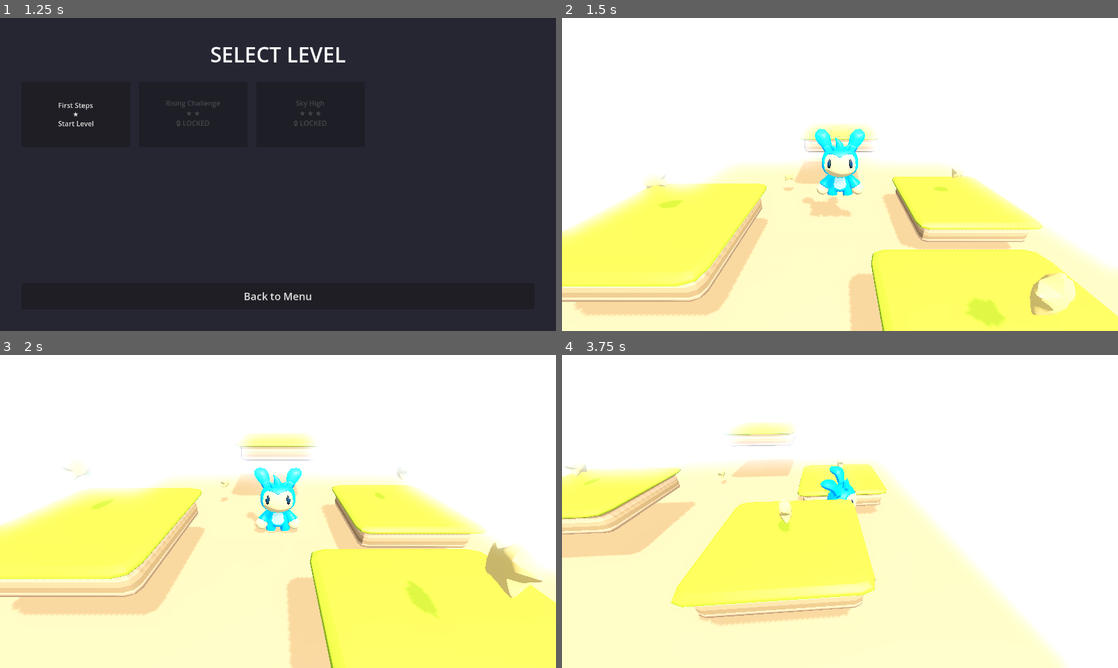
Above: before the commit, frames 1-4 (two rows, left to right).
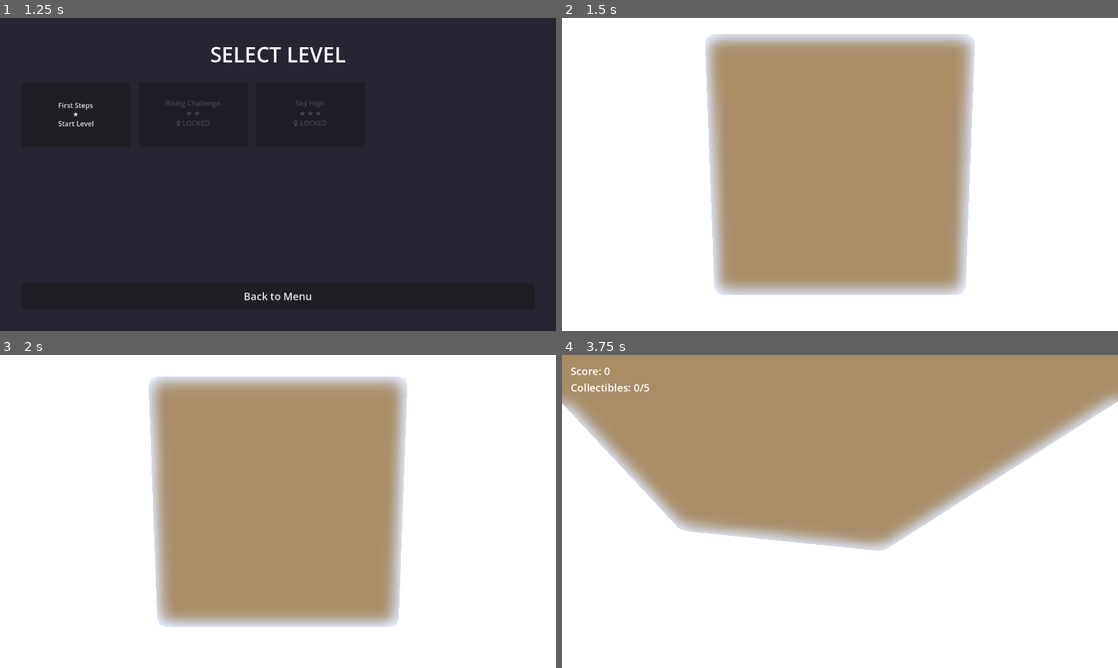
Above: after the commit, the same moments.

Repository: mikefossati/godot_platdemo
Game: Godot game, scene res://scenes/ui/main_menu.tscn
Same seed, same stepped clock (60 frames per second), same inputs: the game is played once before the commit and once after it.
Inputs:
- Up to frame 1 (1.25 s): click "START GAME" at 0.5 s
- Up to frame 2 (1.5 s): click "First Steps ★ Start Level" at 1.25 s
- Up to frame 3 (2 s): no input
- Up to frame 4 (3.75 s): hold D (move_right) 2.03-2.78 s; tap Space (jump) at 2.27, 3.02 s; hold S (move_back) 2.78-3.53 s; hold D (move_right) from 3.53 s (still down)

Frame 1 is identical in both runs. In frame 2, 65% of the frame differs, in the area x 0-100%, y 5-100%; in frame 3, 69%; in frame 4, 82%, in the area x 0-100%, y 0-100%.

Commit message:
feat: implement SpringArm3D for camera collision avoidance
Replace simple camera follow with SpringArm3D-based system to prevent camera from clipping through platforms. This is the industry-standard solution for 3rd-person camera collision.

Architecture Changes:
- Changed camera_follow.gd from extends Camera3D to extends Node3D
- New hierarchy: CameraController (Node3D) → SpringArm3D → Camera3D
- SpringArm automatically compresses when detecting collision with world geometry

Implementation Details:
- SpringArm3D configured with:
  - spring_length calculated from offset vector magnitude
  - collision_mask = 1 (World layer only, ignores player)
  - margin = 0.3 units (safety distance from walls)
- Level 1: spring_length = 9.434 (offset 0,5,8)
- Level 2: spring_length = 11.662 (offset 0,6,10)
- Level 3: spring_length = 14.422 (offset 0,8,12)

Benefits:
- Camera pulls closer when near walls/platforms
- Smooth compression and extension with built-in interpolation
- No more black screen when camera clips into geometry
- Player always remains visible
- Optimized raycasting handled by engine

🤖 Generated with [Claude Code](https://claude.com/claude-code)

Co-Authored-By: Claude Sonnet 4.5 <noreply@anthropic.com>

Diff:
--- a/scenes/levels/level_1.tscn
+++ b/scenes/levels/level_1.tscn
@@ -137,9 +137,17 @@
 [node name="Player" parent="." groups=["player"] instance=ExtResource("1_f4xol")]
 transform = Transform3D(1, 0, 0, 0, 1, 0, 0, 0, 1, 0, 2, 0)
 
-[node name="Camera3D" type="Camera3D" parent="."]
-transform = Transform3D(1, 0, 0, 0, 1, 0, 0, 0, 1, 0, 5, 8)
+[node name="CameraController" type="Node3D" parent="."]
 script = ExtResource("2_db8qg")
+offset = Vector3(0, 5, 8)
+
+[node name="SpringArm3D" type="SpringArm3D" parent="CameraController"]
+spring_length = 9.434
+collision_mask = 1
+margin = 0.3
+transform = Transform3D(1, 0, 0, 0, 1, 0, 0, 0, 1, 0, 0, 8)
+
+[node name="Camera3D" type="Camera3D" parent="CameraController/SpringArm3D"]
 
 [node name="GameUI" parent="." instance=ExtResource("4_t5xbp")]
 
--- a/scenes/levels/level_2.tscn
+++ b/scenes/levels/level_2.tscn
@@ -163,10 +163,17 @@
 [node name="Player" parent="." groups=["player"] instance=ExtResource("1_f4xol")]
 transform = Transform3D(1, 0, 0, 0, 1, 0, 0, 0, 1, 0, 2, 0)
 
-[node name="Camera3D" type="Camera3D" parent="."]
-transform = Transform3D(1, 0, 0, 0, 1, 0, 0, 0, 1, 0, 6, 10)
+[node name="CameraController" type="Node3D" parent="."]
 script = ExtResource("2_db8qg")
 offset = Vector3(0, 6, 10)
+
+[node name="SpringArm3D" type="SpringArm3D" parent="CameraController"]
+spring_length = 11.662
+collision_mask = 1
+margin = 0.3
+transform = Transform3D(1, 0, 0, 0, 1, 0, 0, 0, 1, 0, 0, 10)
+
+[node name="Camera3D" type="Camera3D" parent="CameraController/SpringArm3D"]
 
 [node name="GameUI" parent="." instance=ExtResource("4_t5xbp")]
 
--- a/scenes/levels/level_3.tscn
+++ b/scenes/levels/level_3.tscn
@@ -189,11 +189,18 @@
 [node name="Player" parent="." groups=["player"] instance=ExtResource("1_f4xol")]
 transform = Transform3D(1, 0, 0, 0, 1, 0, 0, 0, 1, 0, 2, 0)
 
-[node name="Camera3D" type="Camera3D" parent="."]
-transform = Transform3D(1, 0, 0, 0, 1, 0, 0, 0, 1, 0, 8, 12)
+[node name="CameraController" type="Node3D" parent="."]
 script = ExtResource("2_db8qg")
 offset = Vector3(0, 8, 12)
 
+[node name="SpringArm3D" type="SpringArm3D" parent="CameraController"]
+spring_length = 14.422
+collision_mask = 1
+margin = 0.3
+transform = Transform3D(1, 0, 0, 0, 1, 0, 0, 0, 1, 0, 0, 12)
+
+[node name="Camera3D" type="Camera3D" parent="CameraController/SpringArm3D"]
+
 [node name="GameUI" parent="." instance=ExtResource("4_t5xbp")]
 
 [node name="CollisionDebugger" type="Node" parent="."]
--- a/scripts/camera_follow.gd
+++ b/scripts/camera_follow.gd
@@ -1,6 +1,7 @@
-extends Camera3D
+extends Node3D
 
-## Camera Follow System - Smoothly follows the player character
+## Camera Follow System with Collision Avoidance
+## Uses SpringArm3D to prevent camera from clipping through platforms
 ## This creates a third-person camera view that stays behind and above the player
 
 # Reference to the player node
@@ -9,7 +10,11 @@
 # Camera positioning parameters
 @export var offset: Vector3 = Vector3(0, 5, 8)  ## Camera position relative to target
 @export var follow_speed: float = 5.0  ## How quickly camera catches up to target (lower = smoother but slower)
-@export var look_ahead: float = 2.0  ## How far ahead of the target to look
+@export var collision_margin: float = 0.3  ## Safety distance from walls for SpringArm
+
+# Child nodes
+@onready var spring_arm: SpringArm3D = $SpringArm3D
+@onready var camera: Camera3D = $SpringArm3D/Camera3D
 
 
 func _ready() -> void:
@@ -20,6 +25,24 @@
 	# If we still don't have a target, print a warning
 	if target == null:
 		push_warning("CameraFollow: No target assigned and no player found in 'player' group")
+		return
+
+	# Configure SpringArm3D
+	if spring_arm:
+		# Set spring length to the magnitude of the offset vector
+		spring_arm.spring_length = offset.length()
+		spring_arm.margin = collision_margin
+		# Set collision mask to only collide with World layer (layer 1)
+		spring_arm.collision_mask = 1
+
+		# Position and rotate the spring arm to match the offset direction
+		# The spring arm extends along its local -Z axis
+		# We need to rotate it to point in the offset direction
+		var offset_direction = offset.normalized()
+		# Calculate rotation to align -Z with offset direction
+		if offset_direction.length() > 0:
+			# Look in the opposite direction of offset (since spring extends backward)
+			spring_arm.look_at(global_position - offset_direction, Vector3.UP)
 
 
 func _process(delta: float) -> void:
@@ -27,20 +50,16 @@
 	if target == null:
 		return
 
-	# Calculate the desired camera position
-	# We want to be at the target's position plus the offset
-	var target_position: Vector3 = target.global_position + offset
-
-	# Smoothly interpolate (lerp) from current position to target position
-	# This creates smooth camera movement instead of instant snapping
-	# The follow_speed parameter controls how quickly the camera catches up
+	# Smoothly follow the player's position
+	# The spring arm will automatically handle collision and pull camera closer if needed
+	var target_position: Vector3 = target.global_position
 	global_position = global_position.lerp(target_position, follow_speed * delta)
 
-	# Make the camera look at the target
-	# We look slightly ahead by adding a forward offset based on the target's position
+	# Make the camera controller (and spring arm) look at the target
+	# This keeps the camera oriented toward the player
 	var look_at_position: Vector3 = target.global_position
 	look_at_position.y += 1.0  # Look at a point slightly above the player's feet
 
-	# look_at() makes the camera point toward the specified position
-	# Vector3.UP defines which direction is "up" for the camera
+	# Update rotation to look at target
+	# The spring arm will extend from here in its local -Z direction
 	look_at(look_at_position, Vector3.UP)
